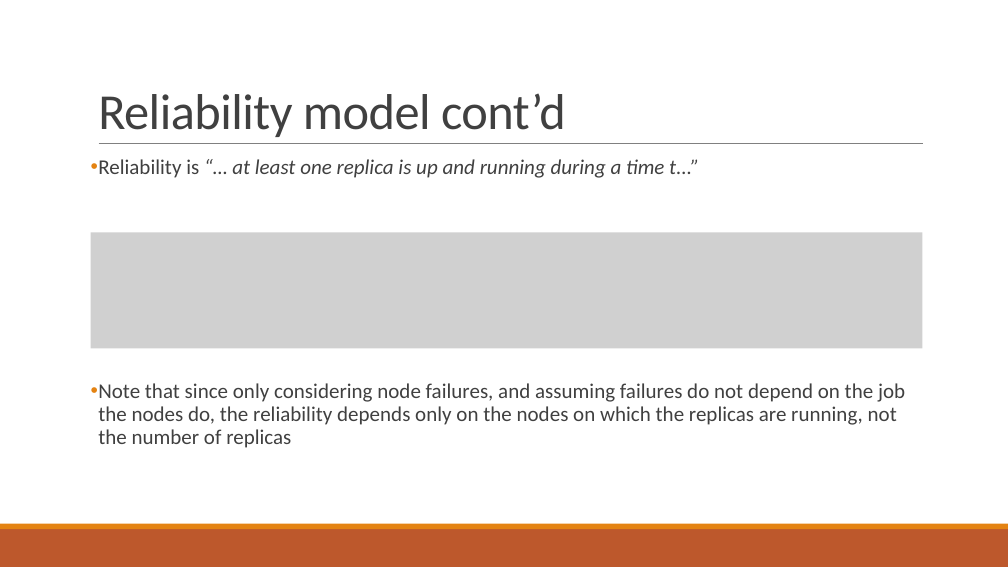
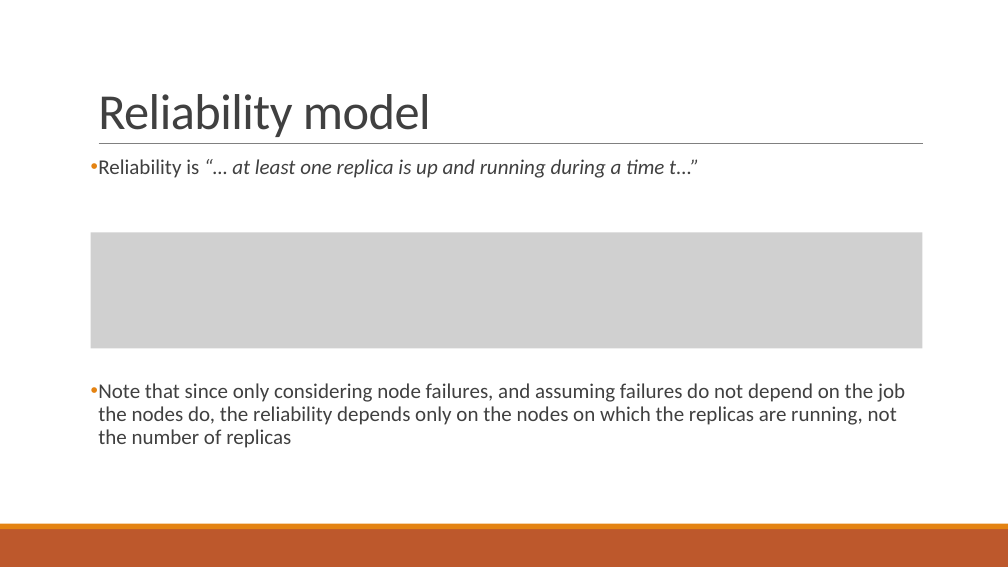
Before and after one commit to PStahl/master_thesis, a slide deck: slide 13 of presentation/presentation2.pptx (slide 15 before the commit). Drawn at 1008x567 pixels with LibreOffice and Linux fonts; fonts in the diff are those of the drawing; grey boxes stand for pictures. Boxes give left, top, right and bottom in pixels: in the first picture for what was removed or moved away, otherwise in the second. Text is boxed around its words. In the diff, an @@ line names an element or a change of style, - is before the commit and + after.

```diff
--- a/presentation/presentation2.pptx
+++ b/presentation/presentation2.pptx
@@ title at [98,94,431,137]: text changed @@
-Reliability model cont’d
+Reliability model
```
Also in this commit, not shown: 5 other slides changed, 2 slides removed.
